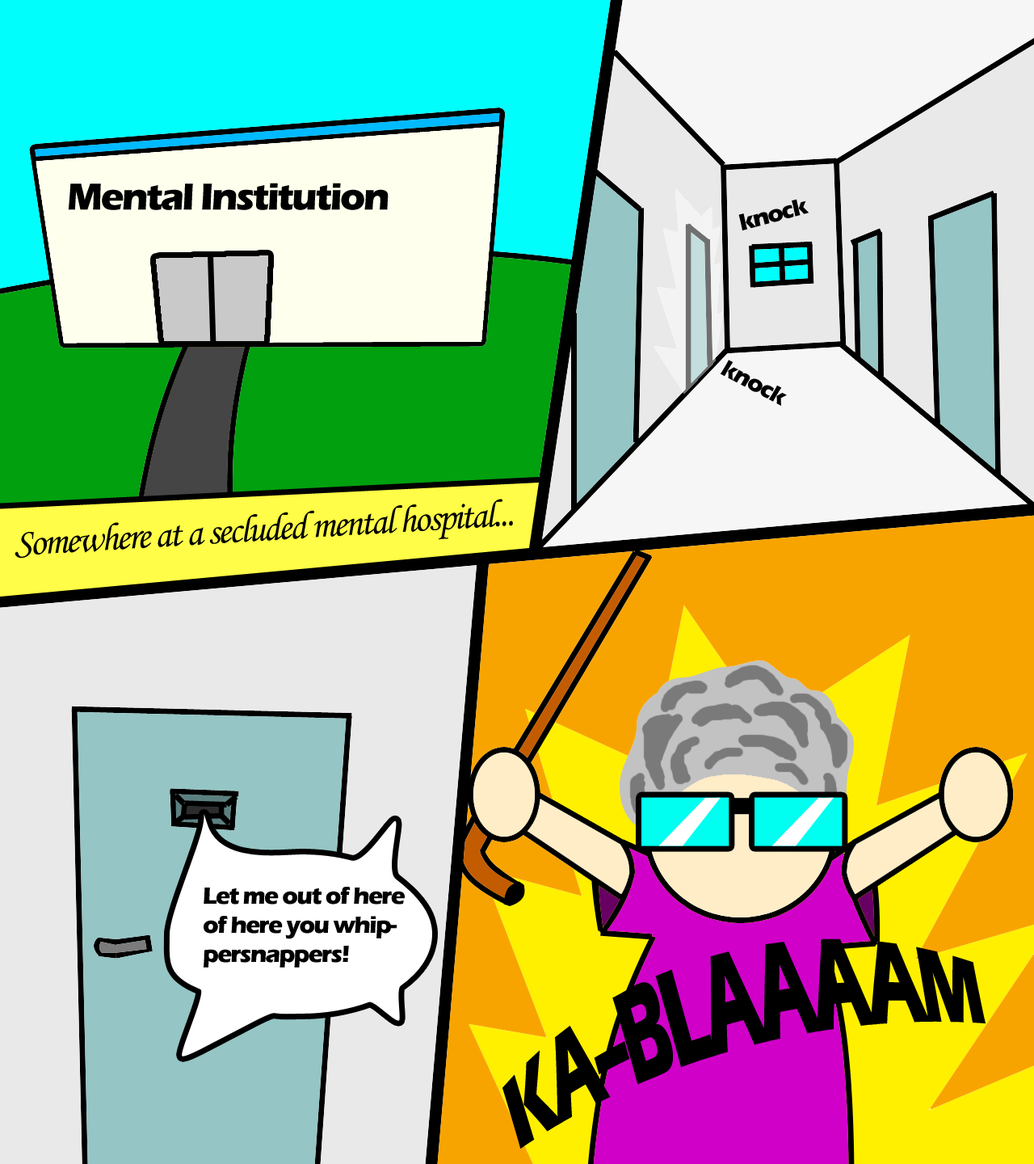
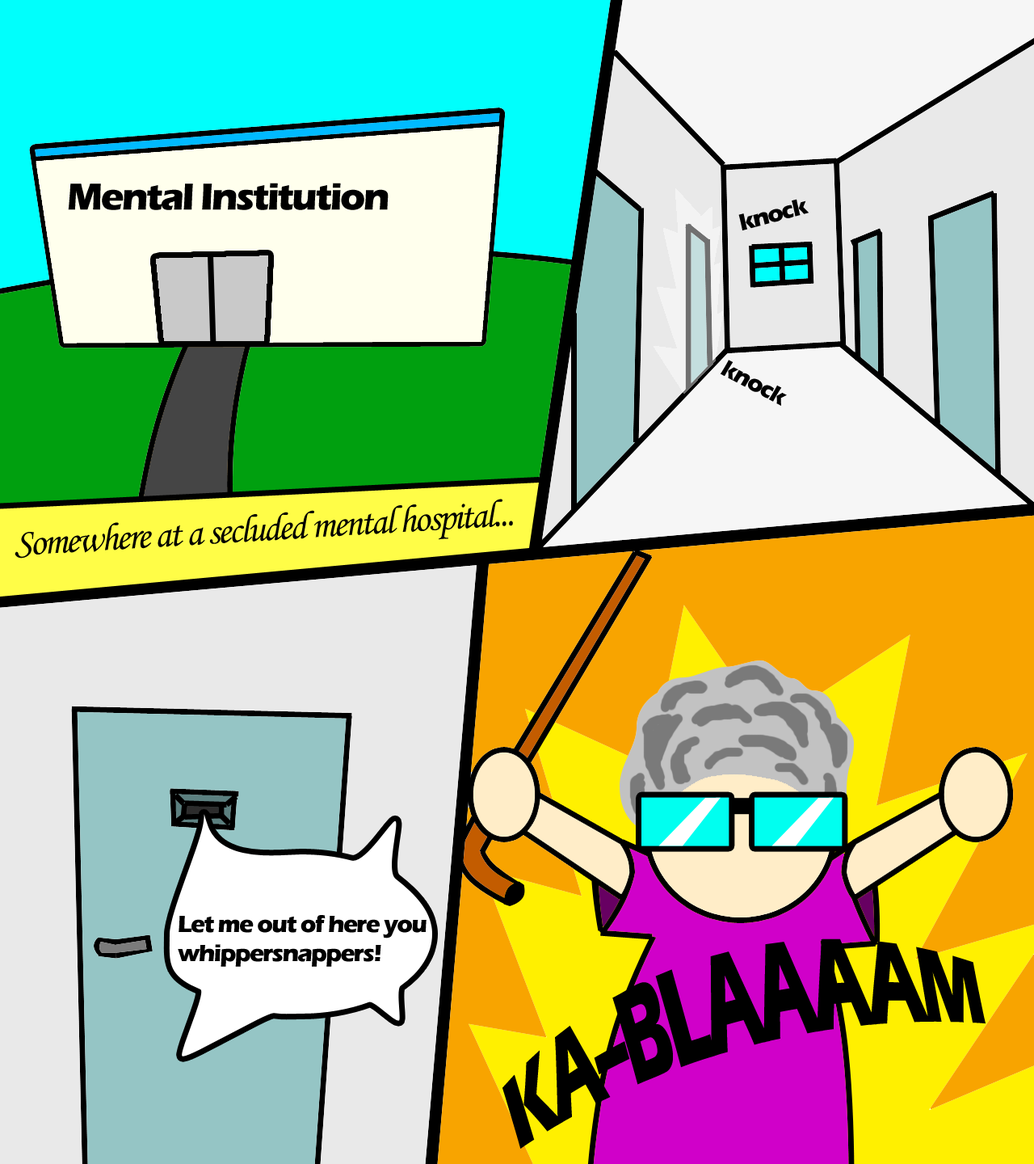
Layer changes from the first 1034×1164 image to the second:
renamed "Let me out of here of here you whippersnappers!" to "Let me out of here you whippersnappers!", painted on it over [177, 886, 427, 968]
